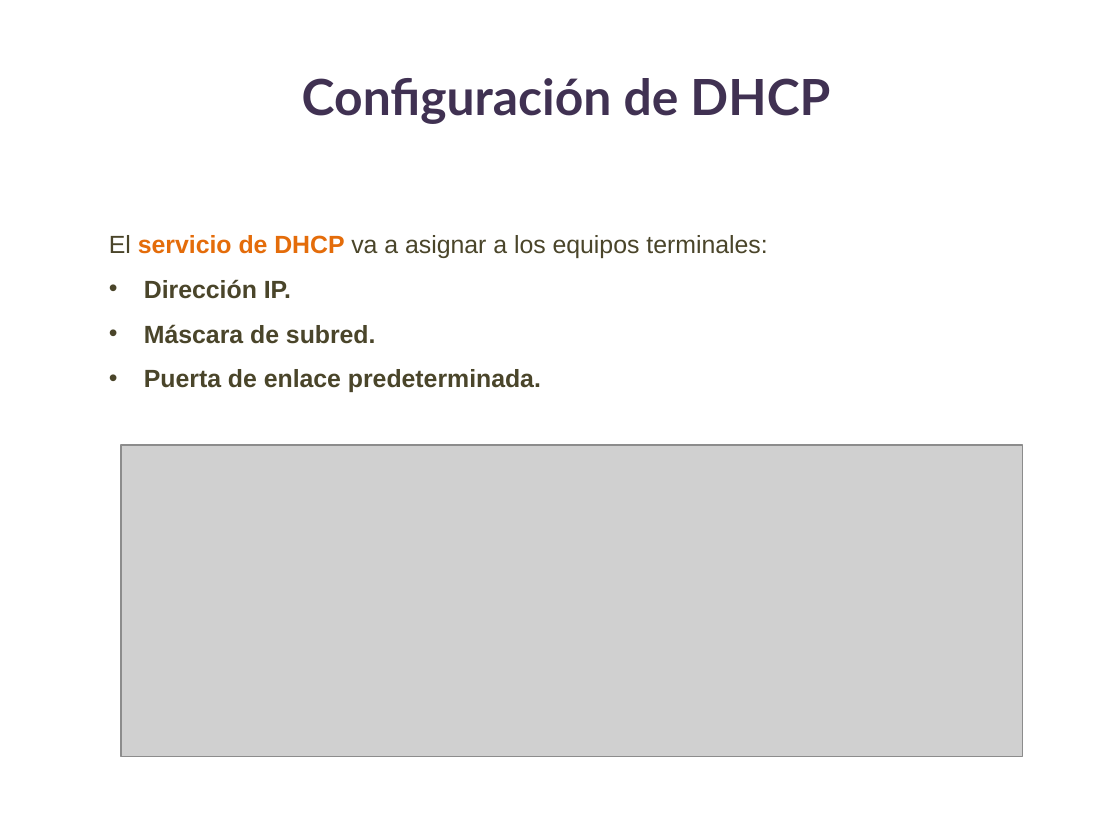
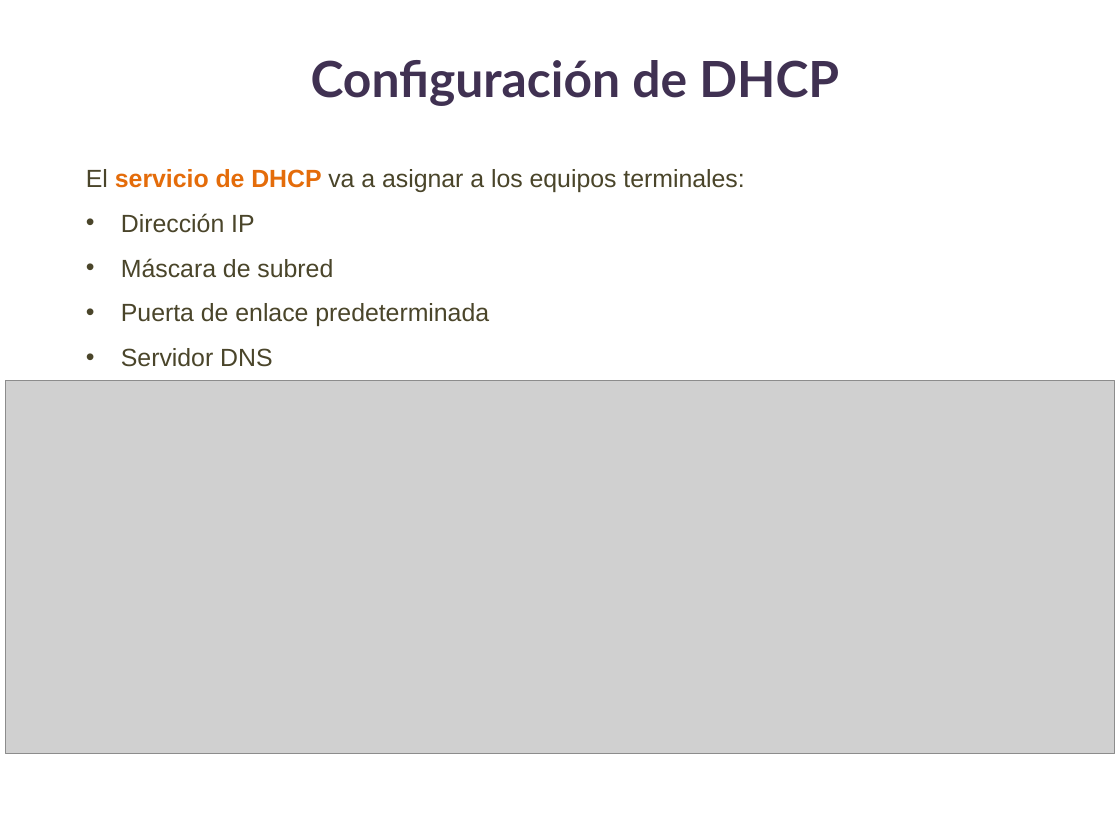
Before and after one commit to lizetheP/WAN, a slide deck: slide 4 of Calendario2024/Ejercicios/E18_NAT/Ejercicio18.pptx. Drawn at 1120x840 pixels with LibreOffice and Linux fonts; fonts in the diff are those of the drawing; grey boxes stand for pictures. Boxes give left, top, right and bottom in pixels: in the first picture for what was removed or moved away, otherwise in the second. Text is boxed around its words. In the diff, an @@ line names an element or a change of style, - is before the commit and + after.

```diff
--- a/Calendario2024/Ejercicios/E18_NAT/Ejercicio18.pptx
+++ b/Calendario2024/Ejercicios/E18_NAT/Ejercicio18.pptx
@@ text "Configuración de DHCP": place and size @@
-text "Configuración de DHCP" at (302,78,830,124)
+text "Configuración de DHCP" at (311,60,839,106)
@@ text "El servicio de DHCP va ...": place and size @@
-text "El servicio de DHCP va ..." at (109,235,767,392)
+text "El servicio de DHCP va ..." at (86,169,744,367)
@@ text at (121,213,489,367): text changed; bold off @@
-• Dirección IP.
-• Máscara de subred.
-• Puerta de enlace predeterminada.
+• Dirección IP
+• Máscara de subred
+• Puerta de enlace predeterminada
+• Servidor DNS
@@ picture: place and size @@
-picture at (121,445,1023,756)
+picture at (6,381,1116,754)
```
Also in this commit, not shown: 4 other slides changed, 4 slides added, 2 slides removed, 51 other files.
